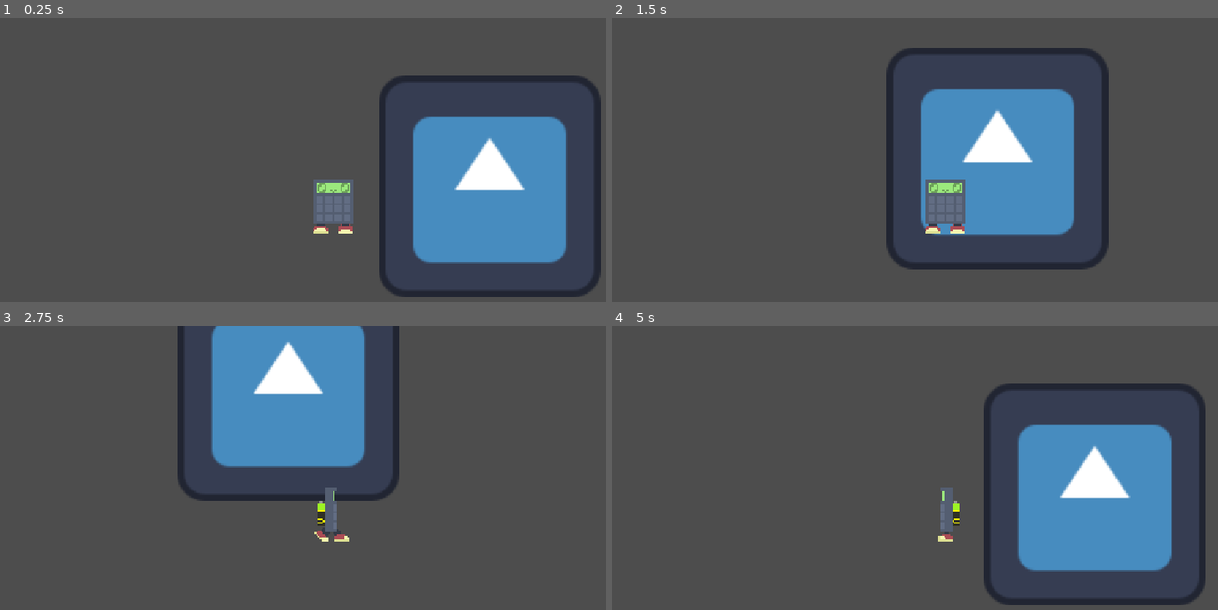
Above: before the commit, frames 1-4 (two rows, left to right).
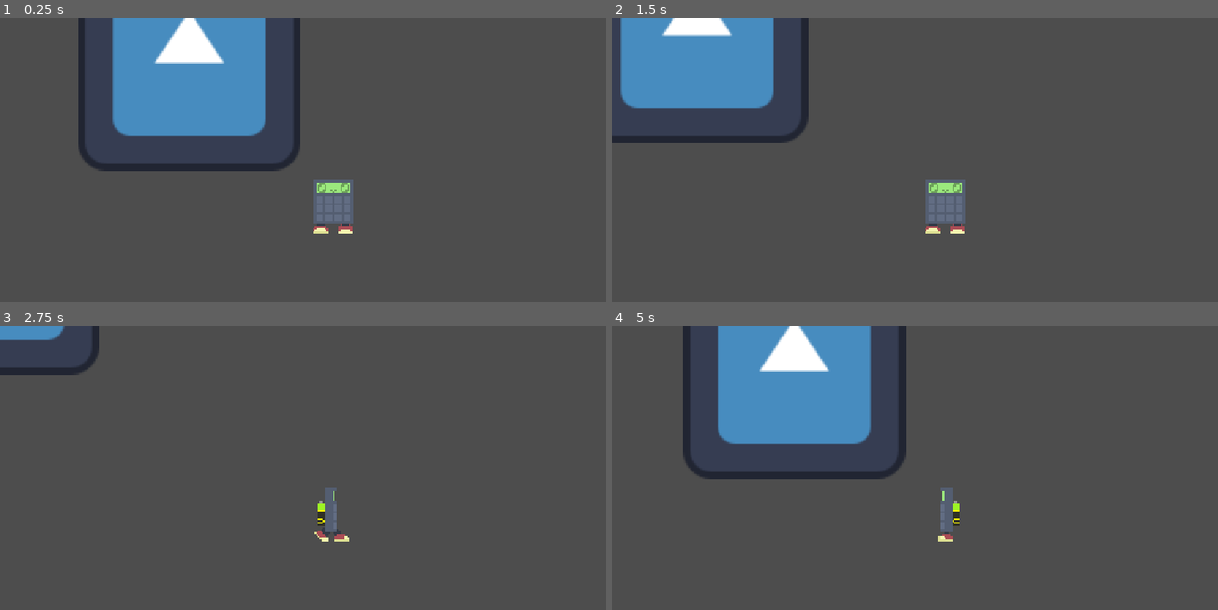
Above: after the commit, the same moments.

Repository: Mak-0001/calculator_rpg
Game: Godot game, scene res://scenes/world/lobby.tscn
The game is run twice, just before and just after one commit, with the same random seed, the same clock (stepped at 60 frames per second) and the same inputs. The engine's default icon, where the game draws it, is replaced by a stand-in: a white triangle on a blue panel in a dark square.
Inputs:
- Up to frame 1 (0.25 s): no input
- Up to frame 2 (1.5 s): tap Enter at 0.5 s; hold D (right) 0.53-1.28 s; hold S (down) from 1.28 s (still down)
- Up to frame 3 (2.75 s): release S (down) at 2.03 s; hold D (right) from 2.03 s (still down)
- Up to frame 4 (5 s): release D (right) at 2.78 s; hold W (up) 2.78-3.53 s; hold A (left) from 3.53 s (still down)

The runs differ from the first frame. In frame 1, 29% of the frame differs, in the area x 12-100%, y 0-99%; in frame 2, 25%; in frame 3, 16%; in frame 4, 30%, in the area x 11-98%, y 0-99%.

Commit message:
scenes_transition_02

Diff:
--- /dev/null
+++ b/resources/door_keys/lobby_room1.tres
@@ -0,0 +1,10 @@
+[gd_resource type="Resource" script_class="DoorKeysTemplate" format=3 uid="uid://dtcrmg5v2faik"]
+
+[ext_resource type="Script" uid="uid://dc4xv1agq2mk4" path="res://scripts/resources_templates/door_keys_template.gd" id="1_prjql"]
+
+[resource]
+script = ExtResource("1_prjql")
+level1 = "uid://cw75pcaj34p20"
+gate1 = "Gate"
+level2 = "uid://byb4pgup73io2"
+gate2 = "Gate"
--- a/scenes/global_scenes/transitionScript.tscn
+++ b/scenes/global_scenes/transitionScript.tscn
@@ -15,6 +15,18 @@
 "transitions": PackedFloat32Array(1),
 "update": 0,
 "values": [Color(1, 1, 1, 0)]
+}
+tracks/1/type = "value"
+tracks/1/imported = false
+tracks/1/enabled = true
+tracks/1/path = NodePath("MarginContainer/DirName:visible")
+tracks/1/interp = 1
+tracks/1/loop_wrap = true
+tracks/1/keys = {
+"times": PackedFloat32Array(0),
+"transitions": PackedFloat32Array(1),
+"update": 1,
+"values": [true]
 }
 
 [sub_resource type="Animation" id="Animation_johhr"]
@@ -49,11 +61,27 @@
 "values": [Color(1, 1, 1, 1), Color(1, 1, 1, 0)]
 }
 
+[sub_resource type="Animation" id="Animation_1y6sv"]
+resource_name = "show_folder"
+tracks/0/type = "value"
+tracks/0/imported = false
+tracks/0/enabled = true
+tracks/0/path = NodePath("MarginContainer/DirName:visible")
+tracks/0/interp = 1
+tracks/0/loop_wrap = true
+tracks/0/keys = {
+"times": PackedFloat32Array(0, 1),
+"transitions": PackedFloat32Array(1, 1),
+"update": 1,
+"values": [true, false]
+}
+
 [sub_resource type="AnimationLibrary" id="AnimationLibrary_qjxt5"]
 _data = {
 &"RESET": SubResource("Animation_7s7pl"),
 &"fade_in": SubResource("Animation_johhr"),
-&"fade_out": SubResource("Animation_w6abh")
+&"fade_out": SubResource("Animation_w6abh"),
+&"show_folder": SubResource("Animation_1y6sv")
 }
 
 [node name="TransitionScript" type="CanvasLayer" unique_id=1472477741]
@@ -73,4 +101,25 @@
 grow_vertical = 2
 color = Color(0, 0, 1, 1)
 
+[node name="MarginContainer" type="MarginContainer" parent="." unique_id=1119394595]
+anchors_preset = 3
+anchor_left = 1.0
+anchor_top = 1.0
+anchor_right = 1.0
+anchor_bottom = 1.0
+offset_left = -70.0
+offset_top = -40.0
+grow_horizontal = 0
+grow_vertical = 0
+theme_override_constants/margin_right = 32
+theme_override_constants/margin_bottom = 32
+
+[node name="DirName" type="Label" parent="MarginContainer" unique_id=897875525]
+unique_name_in_owner = true
+layout_mode = 2
+theme_override_font_sizes/font_size = 32
+text = "DirName"
+visible_characters_behavior = 1
+
+[connection signal="ready" from="." to="." method="_on_ready"]
 [connection signal="animation_finished" from="AnimationPlayer" to="." method="_on_animation_player_animation_finished"]
--- a/scenes/others/gate.tscn
+++ b/scenes/others/gate.tscn
@@ -1,11 +1,17 @@
 [gd_scene format=3 uid="uid://jadnhxbu1cm0"]
 
 [ext_resource type="Script" uid="uid://blcxpbfigbtek" path="res://scripts/others/gate.gd" id="1_bl3dr"]
+[ext_resource type="Script" uid="uid://dc4xv1agq2mk4" path="res://scripts/resources_templates/door_keys_template.gd" id="2_18ld8"]
+
+[sub_resource type="Resource" id="Resource_bucd7"]
+script = ExtResource("2_18ld8")
+metadata/_custom_type_script = "uid://dc4xv1agq2mk4"
 
 [node name="Gate" type="Area2D" unique_id=776249544]
 collision_layer = 4
 collision_mask = 512
 script = ExtResource("1_bl3dr")
+resource = SubResource("Resource_bucd7")
 
 [node name="CollisionShape2D" type="CollisionShape2D" parent="." unique_id=725538783]
 
--- a/scenes/player/player_main.tscn
+++ b/scenes/player/player_main.tscn
@@ -107,3 +107,4 @@
 animation = &"forward"
 
 [connection signal="ready" from="." to="." method="_on_ready"]
+[connection signal="tree_exited" from="." to="." method="_on_tree_exited"]
--- a/scenes/world/lobby.tscn
+++ b/scenes/world/lobby.tscn
@@ -1,27 +1,37 @@
 [gd_scene format=3 uid="uid://cw75pcaj34p20"]
 
+[ext_resource type="Script" uid="uid://d30mfjqe7xl0p" path="res://scripts/world/room.gd" id="1_mn8lo"]
 [ext_resource type="PackedScene" uid="uid://bogv5gmjvvv2q" path="res://scenes/player/player_main.tscn" id="1_u3nvq"]
 [ext_resource type="Texture2D" uid="uid://trfjvsv101ib" path="res://icon.svg" id="2_pasi8"]
 [ext_resource type="PackedScene" uid="uid://jadnhxbu1cm0" path="res://scenes/others/gate.tscn" id="3_pwvnl"]
+[ext_resource type="Resource" uid="uid://dtcrmg5v2faik" path="res://resources/door_keys/lobby_room1.tres" id="5_krpwf"]
 
 [sub_resource type="RectangleShape2D" id="RectangleShape2D_18ld8"]
 
 [node name="Lobby" type="Node2D" unique_id=713859746]
+script = ExtResource("1_mn8lo")
 
 [node name="PlayerMain" parent="." unique_id=1867720141 instance=ExtResource("1_u3nvq")]
-position = Vector2(443, 189)
+position = Vector2(44, -34)
 
 [node name="Sprite2D" type="Sprite2D" parent="." unique_id=637215518]
 z_index = -1
-position = Vector2(533, 178)
+position = Vector2(-83, -84)
 texture = ExtResource("2_pasi8")
 
-[node name="Gate" parent="." unique_id=776249544 instance=ExtResource("3_pwvnl")]
-position = Vector2(318, 199)
-destination_level = "res://scenes/world/room1.tscn"
+[node name="gates" type="Node" parent="." unique_id=1666838475]
 
-[node name="CollisionShape2D" parent="Gate" index="0" unique_id=725538783]
+[node name="Gate" parent="gates" unique_id=776249544 instance=ExtResource("3_pwvnl")]
+position = Vector2(-193, -50)
+key_resource = ExtResource("5_krpwf")
+
+[node name="CollisionShape2D" parent="gates/Gate" index="0" unique_id=725538783]
 shape = SubResource("RectangleShape2D_18ld8")
 debug_color = Color(0.9471006, 5.0055983e-06, 0.5870054, 0.41960785)
 
-[editable path="Gate"]
+[node name="SpawnPoint" parent="gates/Gate" index="1" unique_id=848420764]
+position = Vector2(-1, 28)
+
+[connection signal="ready" from="." to="." method="_on_ready"]
+
+[editable path="gates/Gate"]
--- a/scenes/world/room1.tscn
+++ b/scenes/world/room1.tscn
@@ -1,12 +1,15 @@
 [gd_scene format=3 uid="uid://byb4pgup73io2"]
 
 [ext_resource type="PackedScene" uid="uid://bogv5gmjvvv2q" path="res://scenes/player/player_main.tscn" id="1_o6xkw"]
+[ext_resource type="Script" uid="uid://d30mfjqe7xl0p" path="res://scripts/world/room.gd" id="1_r3iy5"]
 [ext_resource type="Texture2D" uid="uid://trfjvsv101ib" path="res://icon.svg" id="1_rkkm1"]
 [ext_resource type="PackedScene" uid="uid://jadnhxbu1cm0" path="res://scenes/others/gate.tscn" id="3_qhaqp"]
+[ext_resource type="Resource" uid="uid://dtcrmg5v2faik" path="res://resources/door_keys/lobby_room1.tres" id="5_4iskc"]
 
 [sub_resource type="RectangleShape2D" id="RectangleShape2D_1y6sv"]
 
 [node name="Room1" type="Node2D" unique_id=322616530]
+script = ExtResource("1_r3iy5")
 
 [node name="PlayerMain" parent="." unique_id=1867720141 instance=ExtResource("1_o6xkw")]
 
@@ -17,13 +20,21 @@
 position = Vector2(181, -1)
 texture = ExtResource("1_rkkm1")
 
-[node name="Gate" parent="." unique_id=776249544 instance=ExtResource("3_qhaqp")]
+[node name="gates" type="Node" parent="." unique_id=2071274928]
+
+[node name="Gate" parent="gates" unique_id=776249544 instance=ExtResource("3_qhaqp")]
 position = Vector2(1, 0)
-destination_level = "res://scenes/world/lobby.tscn"
+key_resource = ExtResource("5_4iskc")
+direction = 3
 
-[node name="CollisionShape2D" parent="Gate" index="0" unique_id=725538783]
+[node name="CollisionShape2D" parent="gates/Gate" index="0" unique_id=725538783]
 position = Vector2(290, 4)
 shape = SubResource("RectangleShape2D_1y6sv")
 debug_color = Color(0.6456857, 0.5224494, 1.92523e-07, 0.41960785)
 
-[editable path="Gate"]
+[node name="SpawnPoint" parent="gates/Gate" index="1" unique_id=848420764]
+position = Vector2(243, 2)
+
+[connection signal="ready" from="." to="." method="_on_ready"]
+
+[editable path="gates/Gate"]
--- a/scripts/global_scripts/game_menager.gd
+++ b/scripts/global_scripts/game_menager.gd
@@ -1 +1,3 @@
 extends Node2D;
+
+var playerNode: playerMain = null;
--- a/scripts/global_scripts/map_menager.gd
+++ b/scripts/global_scripts/map_menager.gd
@@ -5,6 +5,7 @@
 
 var use_subthreads: bool = true;
 var scene_path: String;
+var dest_door: String;
 var progress: Array = [];
 
 func _on_ready() -> void:
@@ -12,23 +13,29 @@
 	room_changed.connect(TransitionScript._on_load_finished);
 	progress_changed.connect(TransitionScript._on_progress_changed);
 
-func go_to_level(_scene_path: String, door_tag: String = ""):
+func go_to_level(_scene_path: String, door_tag: String = "") -> void:
 	TransitionScript.fade_in(Color(0,0,255));
 	await TransitionScript.fade_in_complete;
 	scene_path = _scene_path;
+	dest_door = door_tag;
+
 	var state = ResourceLoader.load_threaded_request(scene_path, "", use_subthreads);
 
 	#door_tag prześlij do GameMenager
 	if state == OK:
 		set_process(true);
 
-func _process(delta: float) -> void:
+func _process(_delta: float) -> void:
 	var load_status = ResourceLoader.load_threaded_get_status(scene_path, progress);
 	progress_changed.emit(progress[0]);
 	match load_status:
 		ResourceLoader.THREAD_LOAD_INVALID_RESOURCE, ResourceLoader.THREAD_LOAD_FAILED:
 			set_process(false);
+			#dodaj print błędu
 		ResourceLoader.THREAD_LOAD_LOADED:
 			var loaded = ResourceLoader.load_threaded_get(scene_path);
+			#await TransitionScript.show_folder_complete;
+			get_tree().change_scene_to_packed(loaded);
+			TransitionScript.show_folder("dir_placeholder");
+			await get_tree().create_timer(0.5).timeout;
 			TransitionScript.fade_out(Color(0,0,255));
-			get_tree().change_scene_to_packed(loaded);
--- a/scripts/global_scripts/signal_bus.gd
+++ b/scripts/global_scripts/signal_bus.gd
@@ -1 +1,4 @@
 extends Node;
+
+
+signal room_changed(pos: Vector2, dir: int);
--- a/scripts/global_scripts/transition_script.gd
+++ b/scripts/global_scripts/transition_script.gd
@@ -1,10 +1,14 @@
 extends CanvasLayer
 @onready var animation_player: AnimationPlayer = %AnimationPlayer;
 @onready var color_rect: ColorRect = %ColorRect;
+@onready var dir_name: Label = %DirName
 
 signal fade_in_complete;
 signal fade_out_complete;
+#signal show_folder_complete;
 
+func _on_ready() -> void:
+	dir_name.visible = false;
 
 func fade_in(fog_color: Color = Color(0,0,0)):
 	color_rect.color = fog_color;
@@ -13,6 +17,13 @@
 func fade_out(fog_color: Color = Color(0,0,0)):
 	color_rect.color = fog_color;
 	animation_player.play("fade_out");
+
+func show_folder(_dir_name: String):
+	self.dir_name.text = _dir_name;
+	self.dir_name.visible = true;
+	await get_tree().create_timer(2).timeout;
+	self.dir_name.visible = false;
+	#animation_player.play("show_folder");
 
 func _on_progress_changed(_progress: float):
 	pass
@@ -26,3 +37,5 @@
 			fade_in_complete.emit();
 		"fade_out":
 			fade_out_complete.emit();
+		#"show_folder":
+			#show_folder_complete.emit();
--- a/scripts/others/gate.gd
+++ b/scripts/others/gate.gd
@@ -1,15 +1,27 @@
 extends Area2D
 
-class_name Door;
+class_name Gate;
 
-@export var destination_level: String;
-@export var destination_door: String;
+enum DIRECTION {Up, Right, Down, Left};
 
-@export var direction: String = "up";
+#@export var destination_level: String;
+#@export var destination_door: String;
+@export var key_resource : DoorKeysTemplate;
+@export var direction: DIRECTION = DIRECTION.Down;
+@export var ask_player: bool = false;
 
 @onready var spawn_point: Marker2D = $SpawnPoint
 
 
 func _on_body_entered(body: Node2D) -> void:
 	if body is playerMain:
-		MapMenager.go_to_level(destination_level, destination_door);
+		if(!ask_player):
+			use_gate();
+		else:
+			pass #wpisz skrypt potwierdzenia poprzez interakcje
+
+func use_gate() -> void:
+	if(ResourceUID.ensure_path(key_resource.level1) != get_tree().current_scene.scene_file_path):
+		MapMenager.go_to_level(key_resource.level1, key_resource.gate1);
+	else:
+		MapMenager.go_to_level(key_resource.level2, key_resource.gate2);
--- a/scripts/player/player_main.gd
+++ b/scripts/player/player_main.gd
@@ -2,18 +2,25 @@
 class_name playerMain;
 @onready var animated_sprite_2d: AnimatedSprite2D = $AnimatedSprite2D;
 
-
+#region enums
+enum POSS_DIRECTION {Up, Right, Down, Left};
+#endregion
 #region stałe
 const MAX_SPEED := 80.00;
 
 #endregion
+var curr_direction : POSS_DIRECTION;
 
 #region basics
 func _on_ready() -> void:
-	pass # Replace with function body.
+	GameMenager.playerNode = self;
+	SignalBus.room_changed.connect(enter_room);
 
+func _on_tree_exited() -> void:
+	GameMenager.playerNode = null;
 
-func _physics_process(delta: float) -> void:
+func _physics_process(_delta: float) -> void:
+	check_direction();
 	anim_play();
 
 	var left_right_vec := Input.get_axis("left","right");
@@ -25,24 +32,52 @@
 	else:
 		velocity.y = MAX_SPEED * down_up_vec;
 		velocity.x = 0;
+
 	move_and_slide();
+
+func check_direction() -> void:
+	if(velocity.y != 0):
+		curr_direction = POSS_DIRECTION.Up if velocity.y > 0 else POSS_DIRECTION.Down;
+	elif(velocity.x != 0):
+		curr_direction = POSS_DIRECTION.Right if velocity.x > 0 else POSS_DIRECTION.Left;
+
+func enter_room(pos:Vector2, dir: int) -> void:
+	global_position = pos;
+	curr_direction = dir as POSS_DIRECTION;
 #endregion
 
 #region animations
-func anim_play():
+func anim_play() -> void:
 	if(velocity == Vector2.ZERO):
 		animated_sprite_2d.pause();
 	else:
-		if(velocity.x != 0):
-			animated_sprite_2d.play("side")
-			animated_sprite_2d.flip_h = velocity.x < 0;
-		else:
-			if(velocity.y > 0):
+		#oparte na wektorze ruchu
+		#if(velocity.x != 0):
+			#animated_sprite_2d.play("side")
+			#animated_sprite_2d.flip_h = velocity.x < 0;
+		#else:
+			#if(velocity.y > 0):
+				#animated_sprite_2d.play("forward");
+			#else:
+				#animated_sprite_2d.play("backward");
+		#oparte na kierunku
+		match curr_direction:
+			POSS_DIRECTION.Up:
 				animated_sprite_2d.play("forward");
-			else:
-				animated_sprite_2d.play("backward")
+				animated_sprite_2d.flip_h = false;
+			POSS_DIRECTION.Down:
+				animated_sprite_2d.play("backward");
+				animated_sprite_2d.flip_h = false;
+			POSS_DIRECTION.Right:
+				animated_sprite_2d.play("side");
+				animated_sprite_2d.flip_h = false;
+			POSS_DIRECTION.Left:
+				animated_sprite_2d.play("side");
+				animated_sprite_2d.flip_h = true;
+			_:
+				pass;
 
 #endregion
 #region health
-func die():
+func die() -> void:
 	print("player died")
--- /dev/null
+++ b/scripts/resources_templates/door_keys_template.gd
@@ -0,0 +1,8 @@
+extends Resource;
+class_name DoorKeysTemplate;
+
+@export_category("Gates name")
+@export_file var level1: String;
+@export var gate1: String;
+@export_file var level2: String;
+@export var gate2: String;
--- /dev/null
+++ b/scripts/world/room.gd
@@ -0,0 +1,17 @@
+extends Node2D
+
+class_name room;
+
+
+func _on_ready() -> void:
+	if(MapMenager.dest_door == ""):
+		SignalBus.room_changed.emit(Vector2.ZERO, 2);
+		print("gate not defined");
+	else:
+		var door_path = "gates/" + MapMenager.dest_door;
+		var door = get_node_or_null(door_path) as Gate;
+		if door:
+			SignalBus.room_changed.emit(door.spawn_point.global_position, door.direction);
+		else:
+			print("gate not found");
+			SignalBus.room_changed.emit(Vector2.ZERO, 2);#2 -> DIRECTION.Down
Not shown, added: scripts/resources_templates/door_keys_template.gd.uid
Not shown, added: scripts/world/room.gd.uid
